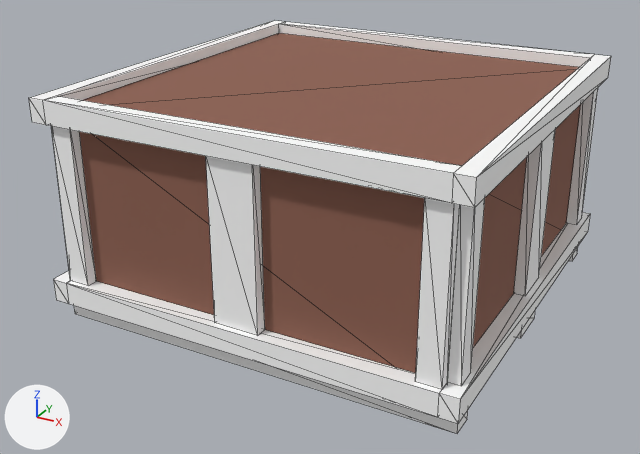
The glTF model assets/meshes/crate_small_short.glb as it was, and as the next commit left it.
The view is the same before and after, from a 50 mm camera at (1.078, -2.101, 1.212) aimed at (-0.036, -0.076, 0.2). Arrows for +X, +Y and +Z are at lower left; the lights stay in place. The older version comes first. Mesh edges are drawn as thin lines. Objects named as collision shapes, trigger or cutter boxes, shadow casters or lower levels of detail are left out. Where no turn or scale is listed for an object, it has been applied to the vertices. Vertices at exactly the same position are counted once.

Names of what the first picture shows: 'CrateSmallShort-occ'.
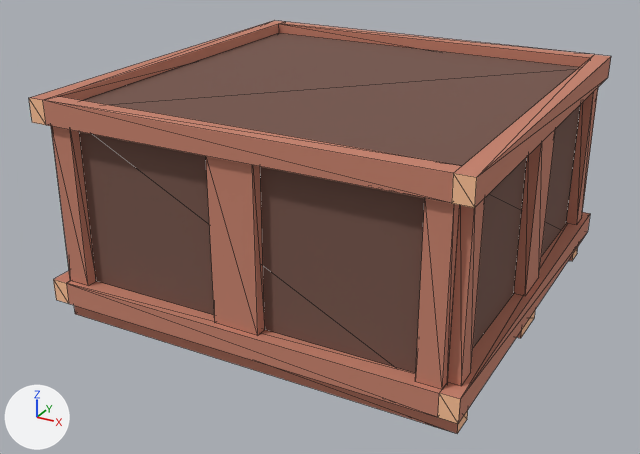
Changed parts and their boxes (x1, y1, x2, y2) in the pictures (640 x 454 px):
part 1 of me_cube_018, recoloured (white to orange)
    both: (30, 20, 611, 433)
part 2 of me_cube_018, recoloured
    both: (79, 33, 581, 373)
part 3 of me_cube_018, recoloured
    both: (29, 98, 578, 434)

The change, as a list of edits to the scene's bpy script:
```text
Add mat_hardwood_dark:
    mat_hardwood_dark = principled_material('hardwood_dark')
    mat_hardwood_dark.base_color = (0.18, 0.0907, 0.07)  # brown #76554b
    mat_hardwood_dark.roughness = 1.0
Add mat_pine_end:
    mat_pine_end = principled_material('pine_end')
    mat_pine_end.base_color = (1.0, 0.545, 0.314)  # beige #ffc398
    mat_pine_end.roughness = 1.0
Add mat_hardwood_light:
    mat_hardwood_light = principled_material('hardwood_light')
    mat_hardwood_light.base_color = (0.57, 0.223, 0.152)  # orange #c7826d
    mat_hardwood_light.roughness = 1.0
Change me_cube_018:
    where me_cube_018.from_pydata(...)  # 156 vertices, 200 faces; spans x -0.578..0.578, y -0.578..0.578, z 0.0..0.625
    used by ob_cratesmallshort_occ; location = (0.0, 0.0, 0.0)
    me_cube_018 part 1: all 160 faces that had it switch from mat_wood_dark (white #ffffff) to mat_hardwood_light (orange #c7826d)
    me_cube_018 part 2: all 12 faces that had it switch from mat_wood_light (brown #8d6050) to mat_hardwood_dark (brown #76554b)
    me_cube_018 part 3: all 28 faces that had it switch from mat_wood_light_end (white #ffffff) to mat_pine_end (beige #ffc398)
```
